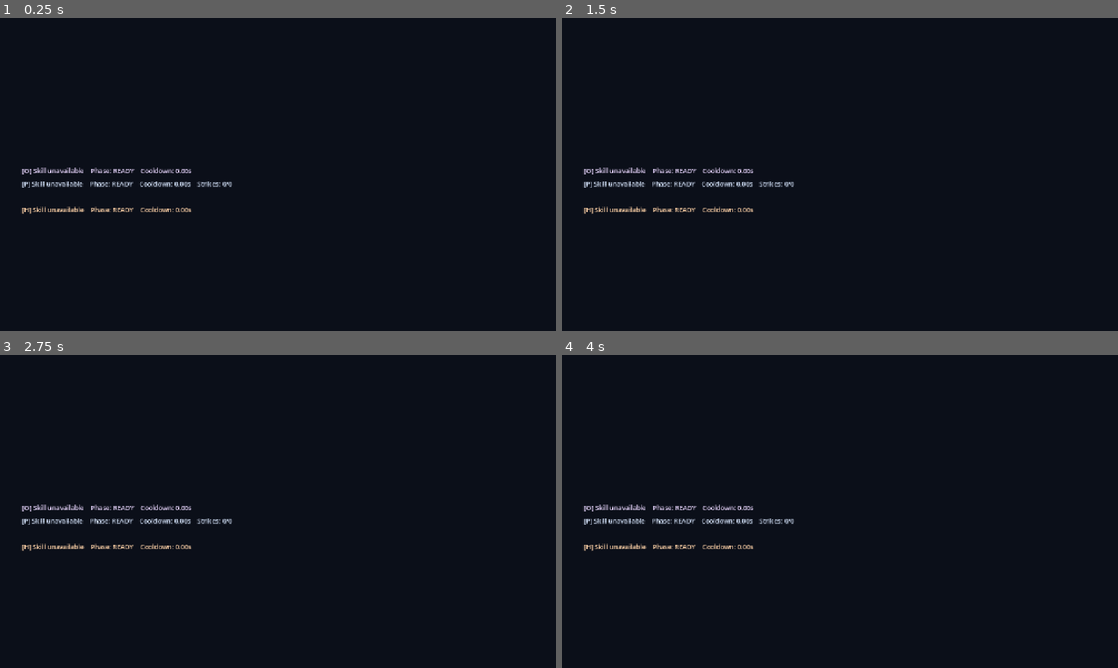
Above: before the commit, frames 1-4 (two rows, left to right).
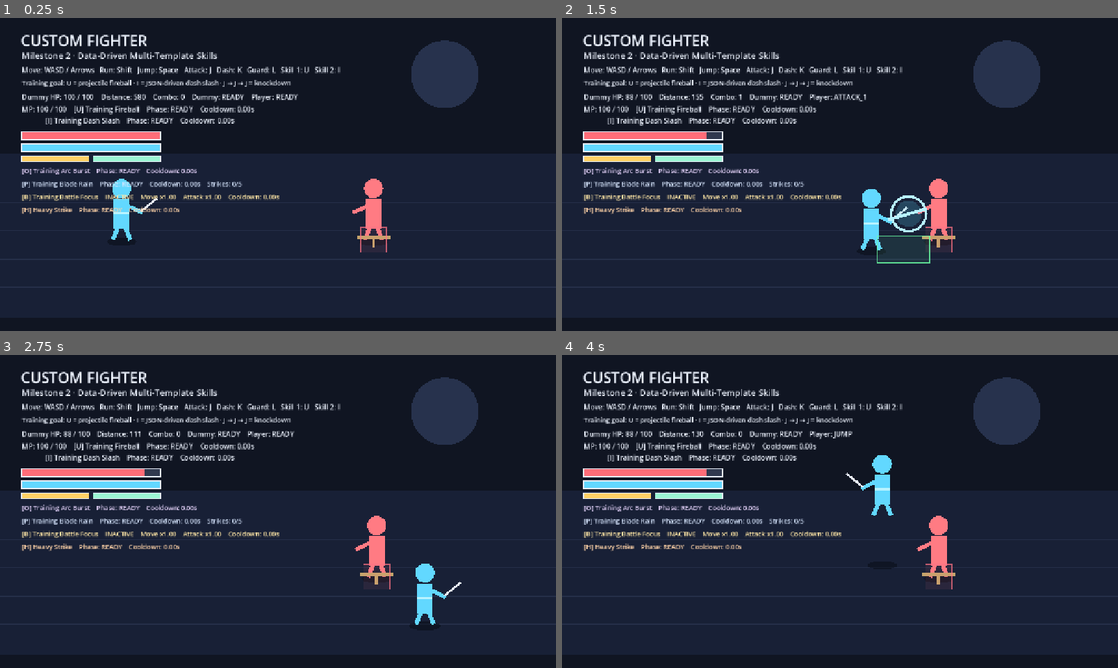
Above: after the commit, the same moments.

Repository: ws951125/custom-fighter
Game: Godot game, scene res://game/app/main.tscn
Two runs of this game, one before a commit and one after it. Both use one fixed random seed, a clock stepped at 60 frames per second and the inputs below.
Inputs:
- Up to frame 1 (0.25 s): no input
- Up to frame 2 (1.5 s): tap Enter at 0.5 s; hold D (move_right, bound only after the commit) 0.53-1.28 s; hold Shift (run, bound only after the commit) 0.53-1.28 s; tap Space (jump, bound only after the commit) at 0.77 s; hold S (move_down, bound only after the commit) from 1.28 s (still down); tap J (attack, bound only after the commit) at 1.35 s
- Up to frame 3 (2.75 s): tap Space (jump, bound only after the commit) at 1.52 s; tap Shift (run, bound only after the commit) at 1.55, 2.3 s; release S (move_down, bound only after the commit) at 2.03 s; hold D (move_right, bound only after the commit) from 2.03 s (still down); hold K (dash, bound only after the commit) from 2.03 s (still down)
- Up to frame 4 (4 s): release D (move_right, bound only after the commit) at 2.78 s; release K (dash, bound only after the commit) at 2.78 s; hold W (move_up, bound only after the commit) 2.78-3.53 s; tap L (guard, bound only after the commit) at 2.85 s; tap Space (jump, bound only after the commit) at 3.02, 3.77 s; tap Shift (run, bound only after the commit) at 3.05 s; hold A (move_left, bound only after the commit) from 3.53 s (still down); hold Shift (run, bound only after the commit) from 3.53 s (still down)

The runs differ from the first frame. In frame 1, 59% of the frame differs, in the area x 0-100%, y 5-96%; in frame 2, 59%; in frame 3, 59%; in frame 4, 60%.
Error before the commit: Parse Error: Cannot infer the type of "preview_active" variable because the value doesn't have a set type. (res://game/runtime/animation_main.gd:90)

Commit message:
fix: make preview animation diagnostics parser-safe

Diff:
--- a/game/runtime/animation_main.gd
+++ b/game/runtime/animation_main.gd
@@ -12,7 +12,7 @@
 	if not player_character.loaded:
 		return
 
-	var animation_errors := player_animation_map.load_from_id(player_character.animation_map)
+	var animation_errors: PackedStringArray = player_animation_map.load_from_id(player_character.animation_map)
 	if not animation_errors.is_empty():
 		player_animation_load_error = " | ".join(animation_errors)
 		push_error("Failed to load player animation map: %s" % player_animation_load_error)
@@ -23,8 +23,8 @@
 	_set_web_state()
 
 func _install_preview_return_path() -> void:
-	var session = get_node_or_null("/root/CreatorPreviewSession")
-	if session == null or not session.has_active_preview():
+	var session: Variant = get_node_or_null("/root/CreatorPreviewSession")
+	if not _preview_session_active(session):
 		return
 	preview_return_button = Button.new()
 	preview_return_button.text = "Return to Creator"
@@ -42,10 +42,11 @@
 		window.customFighterPreviewReturnToCreator = _web_preview_return_callback
 
 func _return_to_creator() -> void:
-	var session = get_node_or_null("/root/CreatorPreviewSession")
-	if session == null or not session.has_stored_drafts():
+	var session: Variant = get_node_or_null("/root/CreatorPreviewSession")
+	if session == null or not session.has_method("has_stored_drafts") or not bool(session.call("has_stored_drafts")):
 		return
-	session.deactivate_preview()
+	if session.has_method("deactivate_preview"):
+		session.call("deactivate_preview")
 	var router = get_parent()
 	if router != null and router.has_method("switch_mode"):
 		router.call_deferred("switch_mode", "creator")
@@ -86,8 +87,8 @@
 	super()
 	if not OS.has_feature("web"):
 		return
-	var session = get_node_or_null("/root/CreatorPreviewSession")
-	var preview_active := session != null and session.has_active_preview()
+	var session: Variant = get_node_or_null("/root/CreatorPreviewSession")
+	var preview_active: bool = _preview_session_active(session)
 	JavaScriptBridge.eval(
 		"document.documentElement.dataset.playerCharacterAnimationMap=%s;" % JSON.stringify(player_character.animation_map) +
 		"document.documentElement.dataset.playerAnimationMapLoaded='%s';" % _bool_text(player_animation_map.loaded) +
